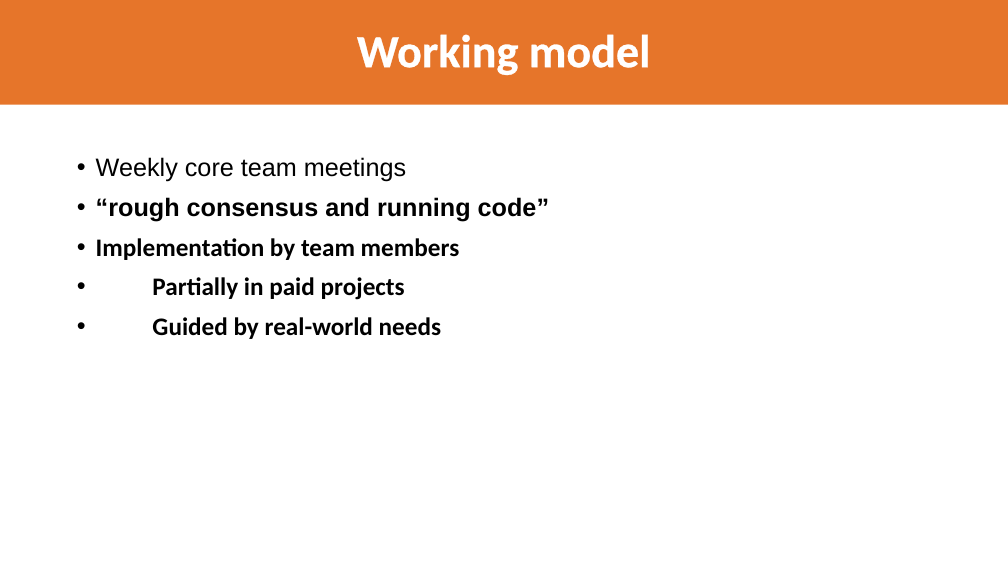
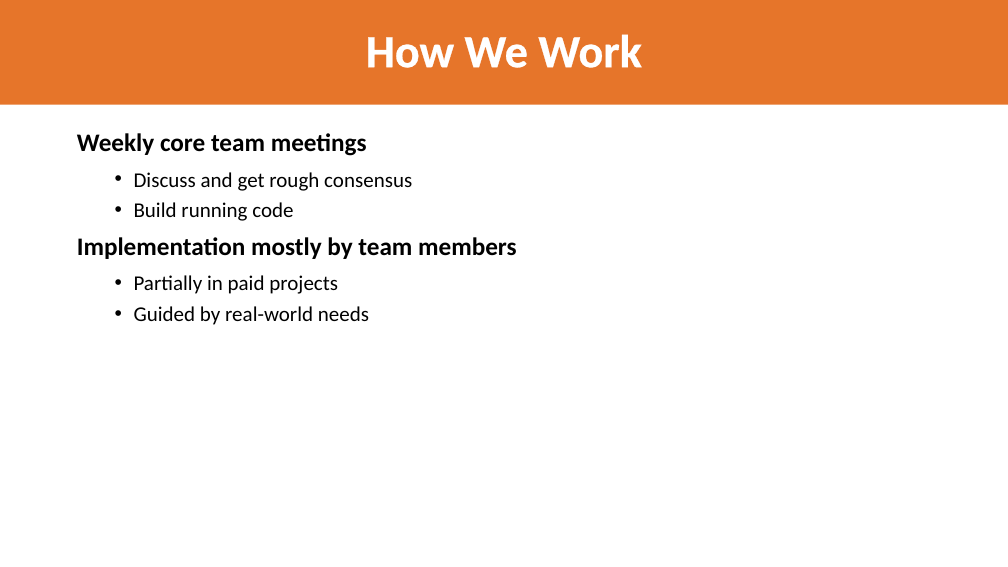
Before and after one commit to LionWeb-io/specification, a slide deck: slide 22 of resources/LangDev 2024 Talk-jos.pptx (slide 24 before the commit). Drawn at 1008x567 pixels with LibreOffice and Linux fonts; fonts in the diff are those of the drawing; background and template pictures are left out. Boxes give left, top, right and bottom in pixels: in the first picture for what was removed or moved away, otherwise in the second. Text is boxed around its words. In the diff, an @@ line names an element or a change of style, - is before the commit and + after.

Commit message:
Layout improved, more text

```diff
--- a/resources/LangDev 2024 Talk-jos.pptx
+++ b/resources/LangDev 2024 Talk-jos.pptx
@@ title at [366, 34, 641, 68]: text changed @@
-Working model
+How We Work
@@ text at [77, 133, 369, 325]: font Arial to Calibri, bold on in "Weekly core team meetings"; size 24 to 20 pt, bold off in "Partially in paid projects", "Guided by real-world needs"; bullet none to •; list level 1 to 2 in "Partially in paid projects"; list level 1 to 2 in "Guided by real-world needs" @@
@@ text at [77, 172, 517, 259]: text changed; size 24 to 20 pt; font Arial to Calibri; bold off @@
-“rough consensus and running code”
-Implementation by team members
+  • Discuss and get rough consensus
+  • Build running code
+Implementation mostly by team members
```
Also in this commit, not shown: 14 other slides changed, 7 slides added, 8 slides removed.
